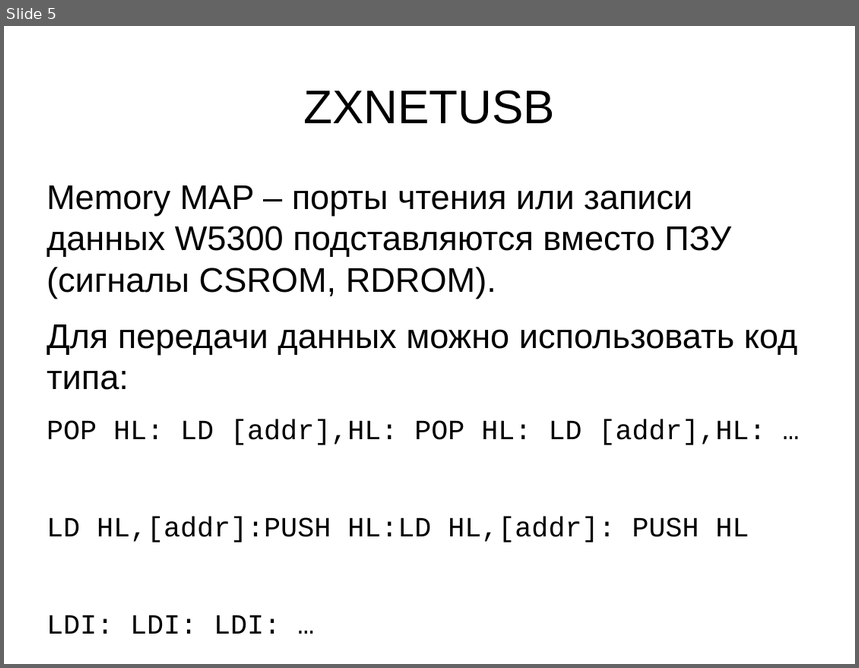
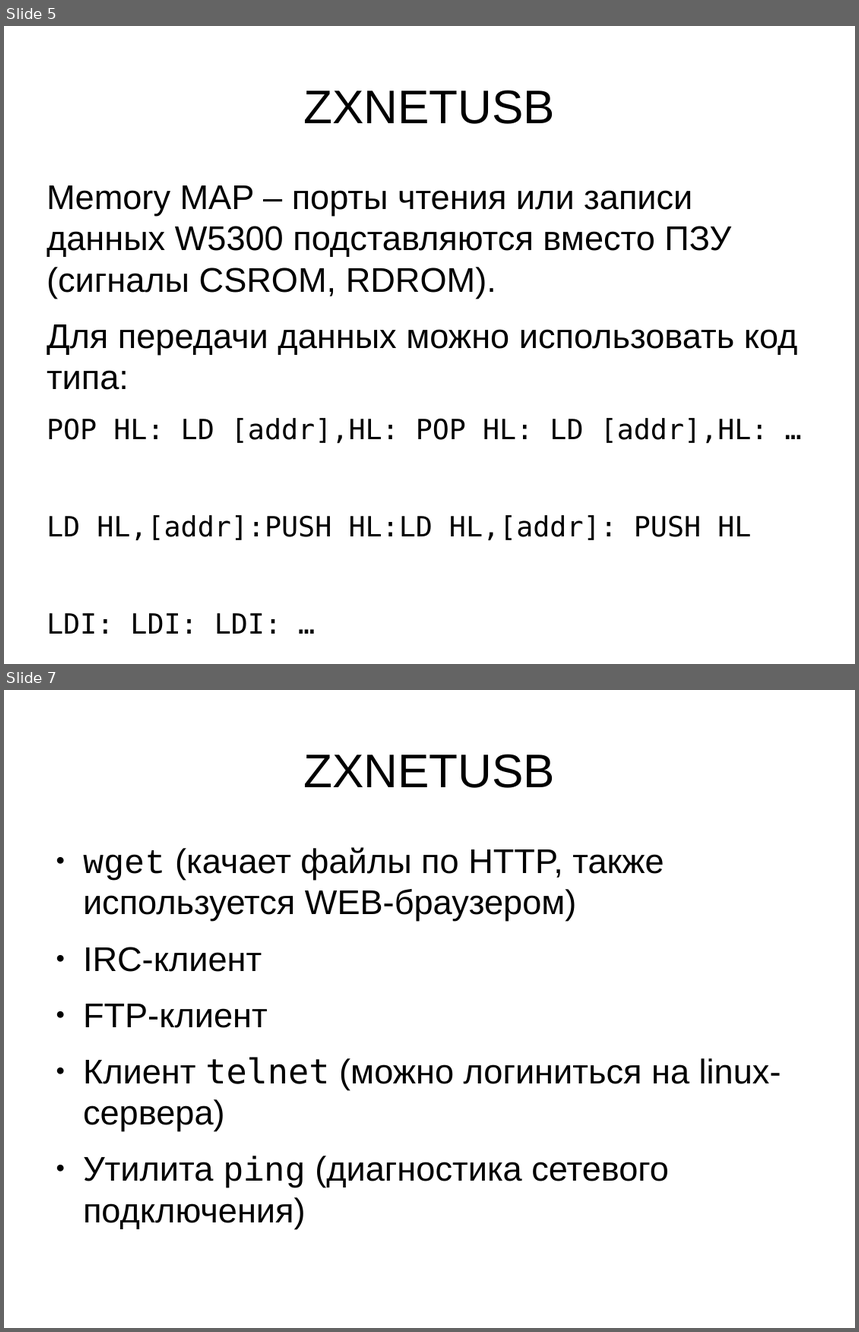
Before and after one commit to lvd2/zxnetusb, a slide deck: report/dh2019.odp. Shown one above the other, each under a label of ours: slide 5 before the commit, slides 5 and 7 after it; the slides between them are not shown. The pictures are 859x668 and 859x1332 pixels, drawn with LibreOffice and Linux fonts; fonts in the diff are those of the drawing; background and template pictures are left out. Boxes give left, top, right and bottom in pixels: in the first picture for what was removed or moved away, otherwise in the second. Text is boxed around its words. In the diff, an @@ line names an element or a change of style, - is before the commit and + after.

```diff
--- a/report/dh2019.odp
+++ b/report/dh2019.odp
@@ slide 7 added at (4,690,855,1328), background picture (left out) @@
@@ title added at (303,754,555,788), 44 pt, text #000000 @@
+ZXNETUSB
@@ text added at (83,847,781,1229), 32 pt, text #000000 @@
+● wget (качает файлы по HTTP, также используется WEB-браузером)
+● IRC-клиент
+● FTP-клиент
+● Клиент telnet (можно логиниться на linux-сервера)
+● Утилита ping (диагностика сетевого подключения)
@@ slide 5 changed as well @@
@@ text at (47,418,769,634): font Courier New to DejaVu Sans Mono in "POP HL: LD [addr],HL: POP HL: LD ...", "LD HL,[addr]:PUSH HL:LD HL,[addr]: PUSH HL", "LDI: LDI: LDI: …" @@
```
Also in this commit, not shown: 4 other slides changed, 7 other slides added, 1 slide removed.
